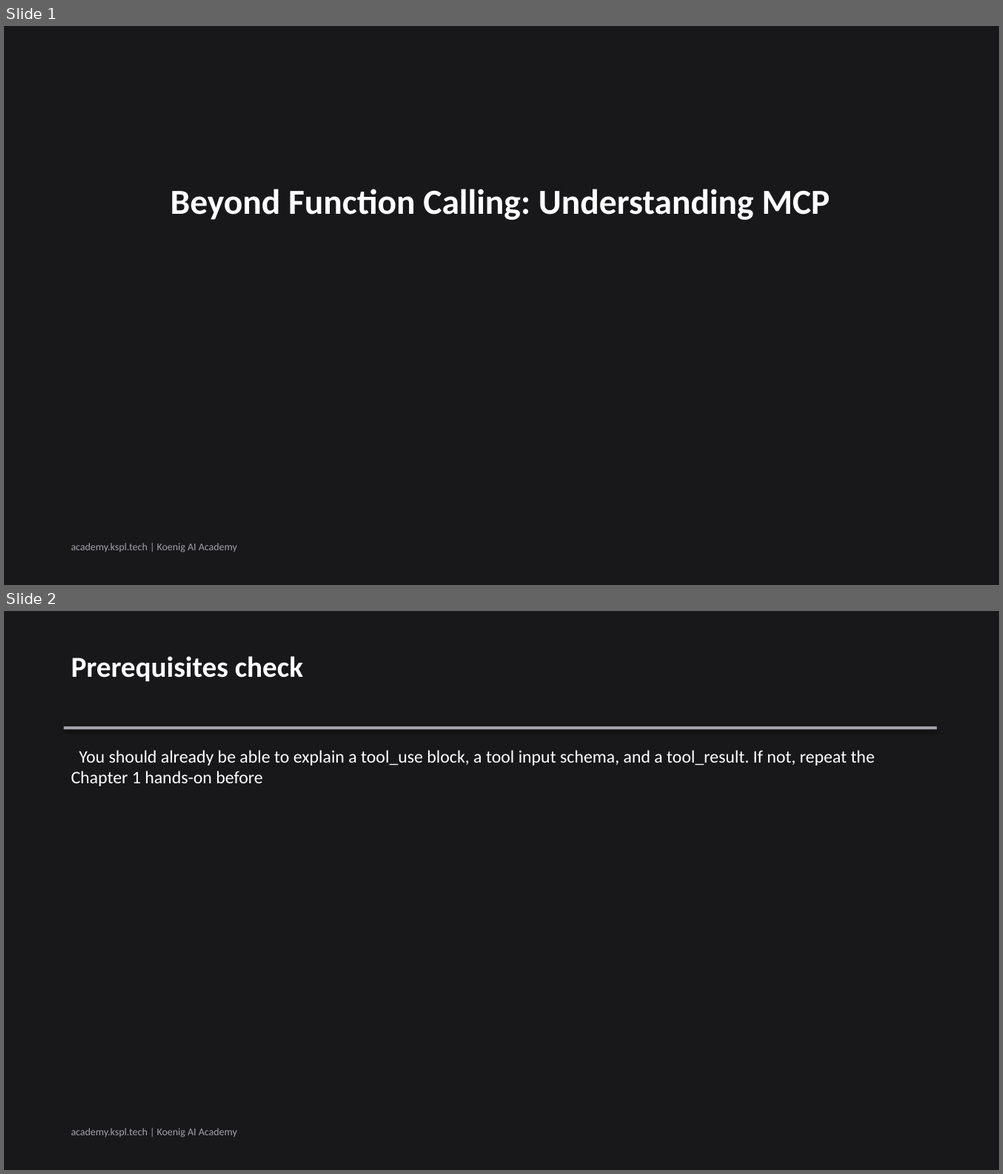
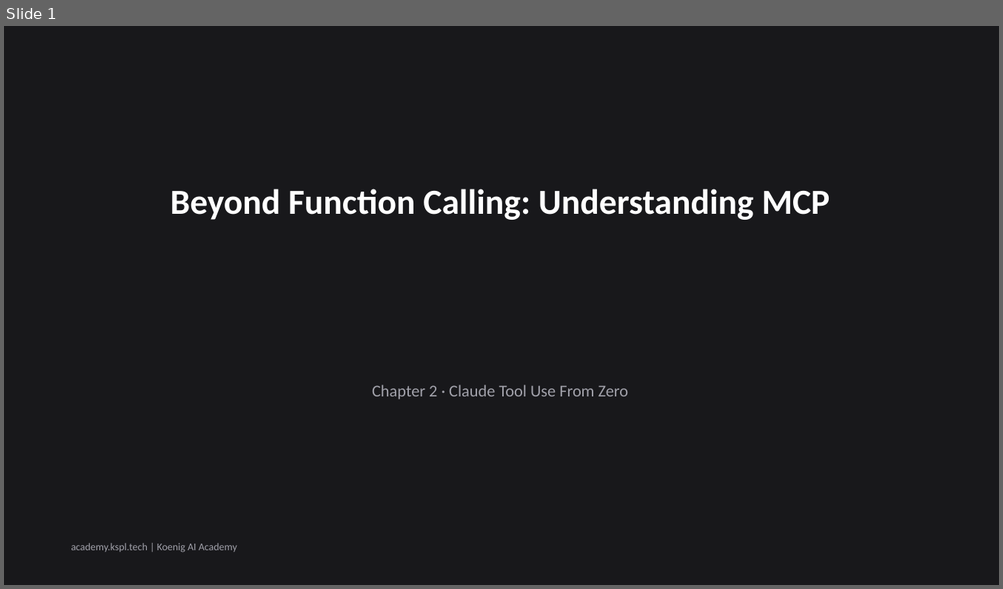
Before and after one commit to Koenig-Solutions-Private-Limited/koenig-ai-org, a slide deck: vault/courses/claude-tool-use-from-zero/ch02-slides.pptx. Shown one above the other, each under a label of ours: slides 1 and 2 before the commit, slide 1 after it. The pictures are 1003x1174 and 1003x589 pixels, drawn with LibreOffice and Linux fonts; fonts in the diff are those of the drawing. Boxes give left, top, right and bottom in pixels: in the first picture for what was removed or moved away, otherwise in the second. Text is boxed around its words. In the diff, an @@ line names an element or a change of style, - is before the commit and + after.

```diff
--- a/vault/courses/claude-tool-use-from-zero/ch02-slides.pptx
+++ b/vault/courses/claude-tool-use-from-zero/ch02-slides.pptx
@@ slide 2 removed at <box>4,611,999,1170</box>, background #18181B @@
@@ text removed at <box>71,656,303,681</box> @@
-Prerequisites check
@@ rectangle removed at <box>64,726,936,729</box> @@
@@ text removed at <box>71,750,874,786</box> @@
-You should already be able to explain a tool_use block, a tool input schema, and a tool_result. If not, repeat the Chapter 1 hands-on before
@@ text removed at <box>71,1128,237,1138</box> @@
-academy.kspl.tech | Koenig AI Academy
@@ slide 1 changed as well @@
@@ text added at <box>372,385,628,400</box>, 16 pt, text #A1A1AA @@
+Chapter 2 · Claude Tool Use From Zero
```
Also in this commit, not shown: 4 other slides changed, 2 slides added, 1 other slide removed, 1 other file.
